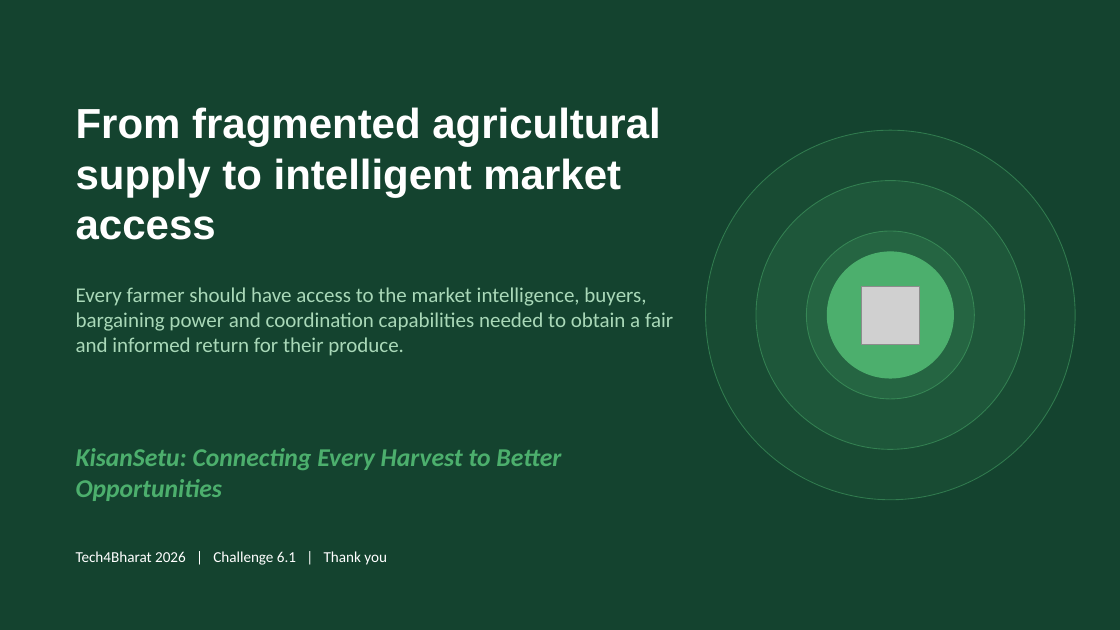
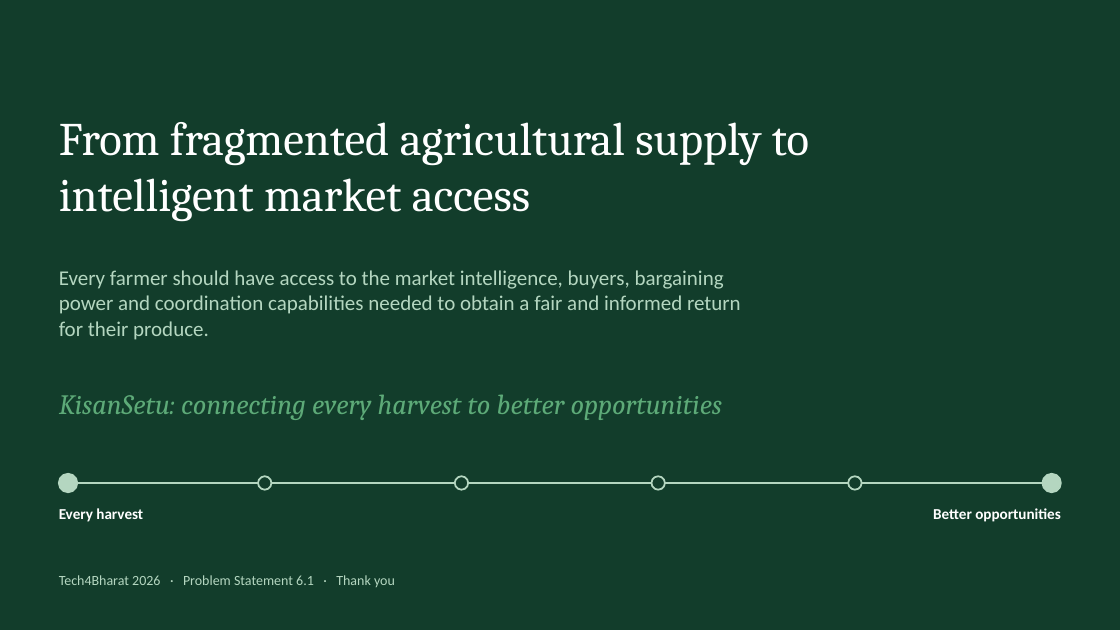
Before and after one commit to satvikdua06-dev/KisanSetu, a slide deck: slide 12 of docs/KisanSetu_Pitch_Deck.pptx. Drawn at 1120x630 pixels with LibreOffice and Linux fonts; fonts in the diff are those of the drawing; grey boxes stand for pictures. Boxes give left, top, right and bottom in pixels: in the first picture for what was removed or moved away, otherwise in the second. Text is boxed around its words. In the diff, an @@ line names an element or a change of style, - is before the commit and + after.

```diff
--- a/docs/KisanSetu_Pitch_Deck.pptx
+++ b/docs/KisanSetu_Pitch_Deck.pptx
@@ background #14432F to #123D2B @@
@@ title "From fragmented agricultural supply to ...": place and size @@
-title "From fragmented agricultural supply to ..." at (76,107,660,240)
+title "From fragmented agricultural supply to ..." at (59,122,809,222)
@@ title "From fragmented agricultural supply to ..." at (59,122,809,222): size 36 to 40 pt, font Arial to Cambria, bold off @@
@@ ellipse removed at (706,130,1075,500) @@
@@ ellipse removed at (756,181,1025,450) @@
@@ ellipse removed at (807,231,975,399) @@
@@ text "Every farmer should have access ...": place and size @@
-text "Every farmer should have access ..." at (76,287,673,356)
+text "Every farmer should have access ..." at (59,270,741,340)
@@ text "Every farmer should have access ..." at (59,270,741,340): text colour #A9D8B8 to #B4D6C0 @@
@@ ellipse removed at (828,252,954,378) @@
@@ picture removed at (862,286,920,344) @@
@@ text at (59,394,722,420): text changed; size 22 to 24 pt; font Calibri to Cambria; text colour #4CAF6D to #5DAA78; bold off @@
-KisanSetu: Connecting Every Harvest to Better Opportunities
+KisanSetu: connecting every harvest to better opportunities
@@ ellipse added at (59,474,77,492), fill #B4D6C0, outline #B4D6C0 1.5 pt @@
@@ ellipse added at (258,476,271,490), fill #123D2B, outline #B4D6C0 1.5 pt @@
@@ ellipse added at (455,476,468,490), fill #123D2B, outline #B4D6C0 1.5 pt @@
@@ ellipse added at (652,476,665,490), fill #123D2B, outline #B4D6C0 1.5 pt @@
@@ ellipse added at (849,476,862,490), fill #123D2B, outline #B4D6C0 1.5 pt @@
@@ ellipse added at (1043,474,1061,492), fill #B4D6C0, outline #B4D6C0 1.5 pt @@
@@ text added at (59,508,143,522), 13 pt, text #FFFFFF, bold @@
+Every harvest
@@ line added from (68, 483) to (1052, 483), #B4D6C0 1.5 pt @@
@@ text added at (933,508,1061,522), 13 pt, text #FFFFFF, bold @@
+Better opportunities
@@ text at (59,575,395,587): text changed; size 13 to 12 pt; text colour #FFFFFF to #B4D6C0 @@
-Tech4Bharat 2026 | Challenge 6.1 | Thank you
+Tech4Bharat 2026 · Problem Statement 6.1 · Thank you
```
Also in this commit, not shown: 11 other slides changed, 2 other files.
